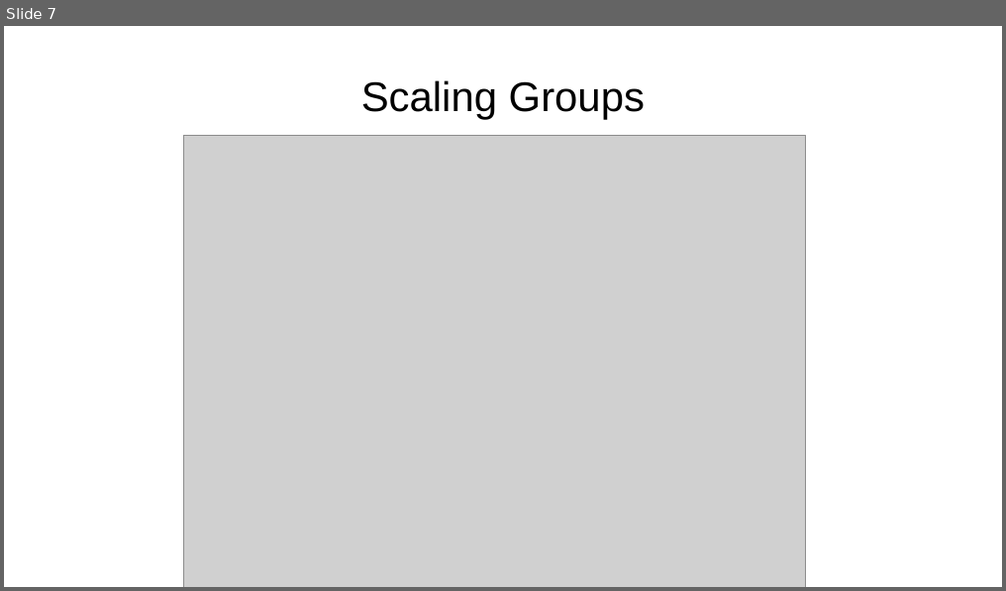
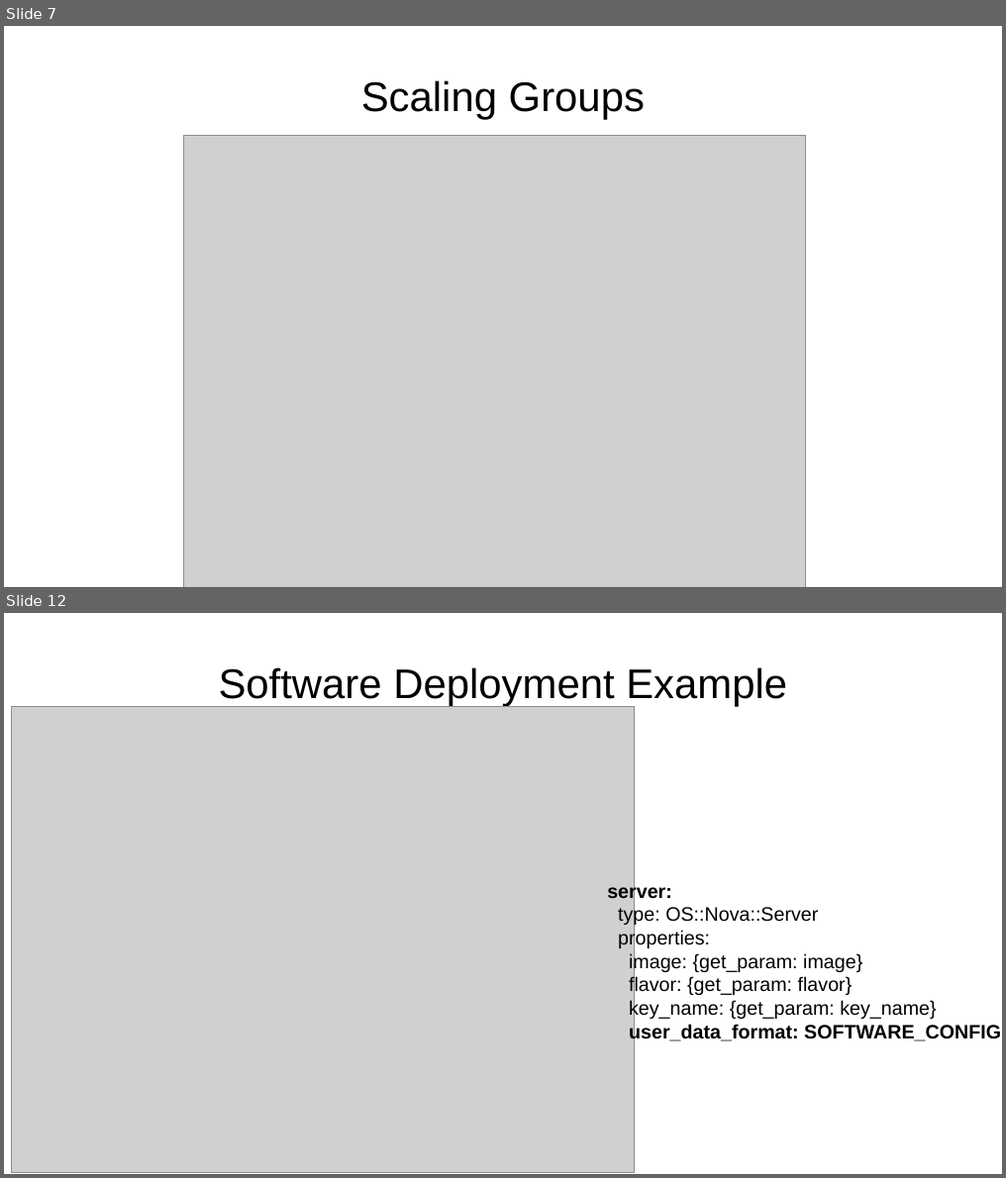
Before and after one commit to zaneb/presentations, a slide deck: Heat_Beyond_Basics.odp. Shown one above the other, each under a label of ours: slide 7 before the commit, slides 7 and 12 after it; the slides between them are not shown. The pictures are 1006x591 and 1006x1178 pixels, drawn with LibreOffice and Linux fonts; fonts in the diff are those of the drawing; grey boxes stand for pictures; background and template pictures are left out. Boxes give left, top, right and bottom in pixels: in the first picture for what was removed or moved away, otherwise in the second. Text is boxed around its words. In the diff, an @@ line names an element or a change of style, - is before the commit and + after.

Commit message:
Update slides with examples
Added slides to accompany the demo section of the talk,
and an associated diagram.

```diff
--- a/Heat_Beyond_Basics.odp
+++ b/Heat_Beyond_Basics.odp
@@ slide 12 added at (4,613,1002,1174), background picture (left out) @@
@@ title added at (219,667,787,707), 38.3 pt, text #000000 @@
+Software Deployment Example
@@ picture added at (12,706,634,1172) @@
@@ text added at (607,883,1001,1043), 18 pt, text #000000 @@
+server:
+type: OS::Nova::Server
+properties:
+image: {get_param: image}
+flavor: {get_param: flavor}
+key_name: {get_param: key_name}
+user_data_format: SOFTWARE_CONFIG
```
Also in this commit, not shown: 1 slide changed, 6 other slides added, 1 other file.
